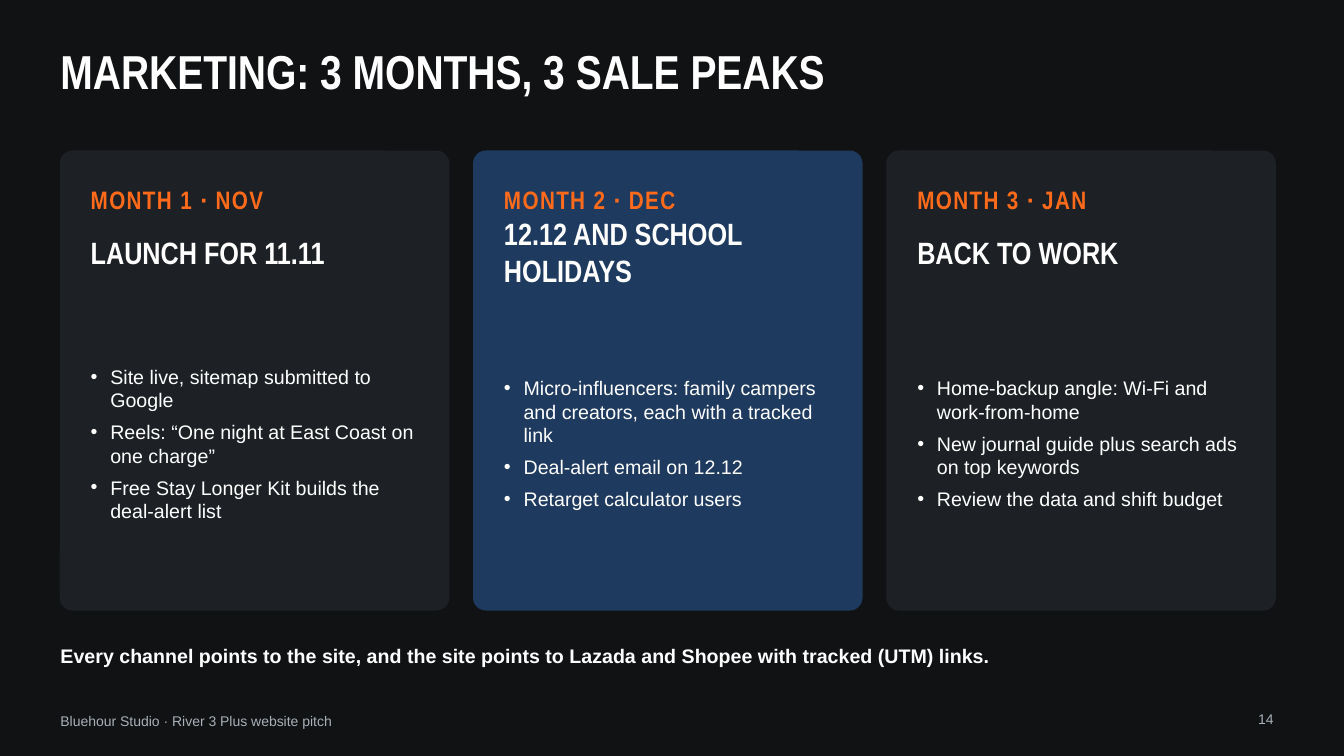
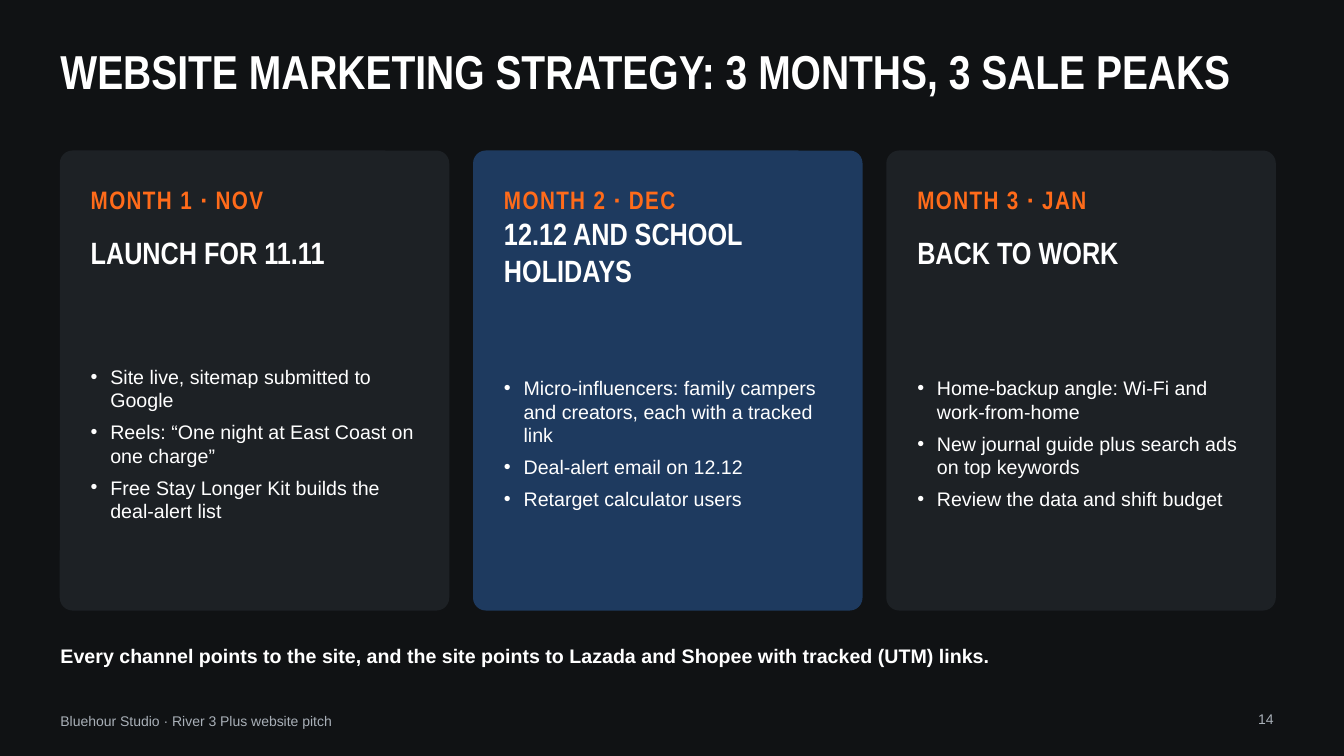
Before and after one commit to thecpinsiders/CS2024-Project-Website, a slide deck: slide 14 of Bluehour-Pitch-Deck.pptx. Drawn at 1344x756 pixels with LibreOffice and Linux fonts; fonts in the diff are those of the drawing. Boxes give left, top, right and bottom in pixels: in the first picture for what was removed or moved away, otherwise in the second. Text is boxed around its words. In the diff, an @@ line names an element or a change of style, - is before the commit and + after.

```diff
--- a/Bluehour-Pitch-Deck.pptx
+++ b/Bluehour-Pitch-Deck.pptx
@@ title at [60,55,1230,97]: text changed @@
-MARKETING: 3 MONTHS, 3 SALE PEAKS
+WEBSITE MARKETING STRATEGY: 3 MONTHS, 3 SALE PEAKS
```
Also in this commit, not shown: 3 other slides changed.
